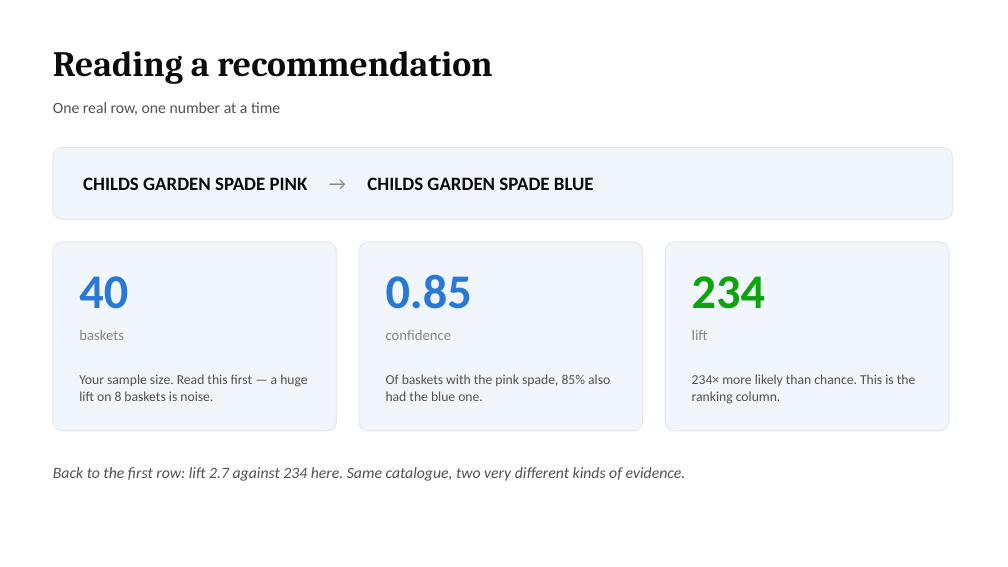
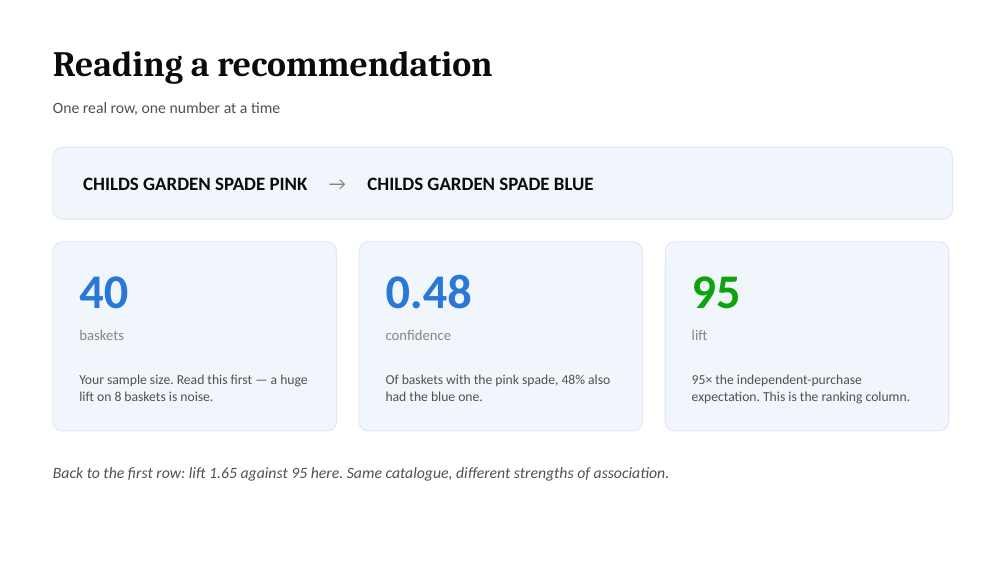
Before and after one commit to Kenchch/retail-ai-pipeline, a slide deck: slide 3 of workshop/ai_literacy_workshop.pptx. Drawn at 1008x567 pixels with LibreOffice and Linux fonts; fonts in the diff are those of the drawing. Boxes give left, top, right and bottom in pixels: in the first picture for what was removed or moved away, otherwise in the second. Text is boxed around its words. In the diff, an @@ line names an element or a change of style, - is before the commit and + after.

Commit message:
Validate retail metrics, documentation and temporal recommendations
Apply verified portfolio corrections and reproducible evidence.

```diff
--- a/workshop/ai_literacy_workshop.pptx
+++ b/workshop/ai_literacy_workshop.pptx
@@ text at box(386, 274, 472, 309): text changed @@
-0.85
+0.48
@@ text at box(692, 276, 741, 309): text changed @@
-234
+95
@@ text at box(386, 374, 610, 401): text changed @@
-Of baskets with the pink spade, 85% also had the blue one.
+Of baskets with the pink spade, 48% also had the blue one.
@@ text at box(692, 374, 911, 404): text changed @@
-234× more likely than chance. This is the ranking column.
+95× the independent-purchase expectation. This is the ranking column.
@@ text at box(53, 467, 670, 481): text changed @@
-Back to the first row: lift 2.7 against 234 here. Same catalogue, two very different kinds of evidence.
+Back to the first row: lift 1.65 against 95 here. Same catalogue, different strengths of association.
```
Also in this commit, not shown: 2 other slides changed, 25 other files.
